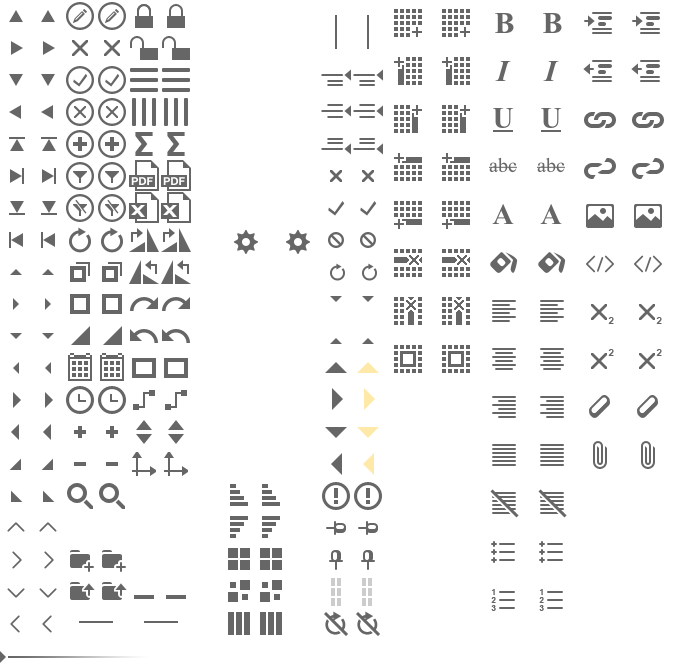
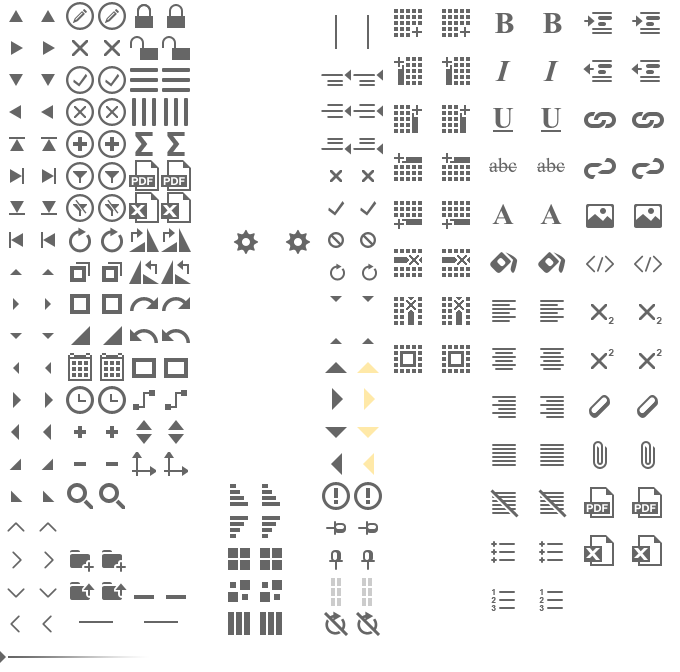
Revision of a layered 680 x 672 image; what changed, layer by layer:
added group "Export copy" with 4 layers above "Export" over [584, 487, 662, 566]
added layer "excel hover copy" in group "Export copy" over [632, 535, 662, 566]
added layer "excel copy" in group "Export copy" over [584, 535, 614, 566]
added layer "pdf hover copy" in group "Export copy" over [632, 487, 662, 518]
added layer "pdf copy" in group "Export copy" over [584, 487, 614, 518]
